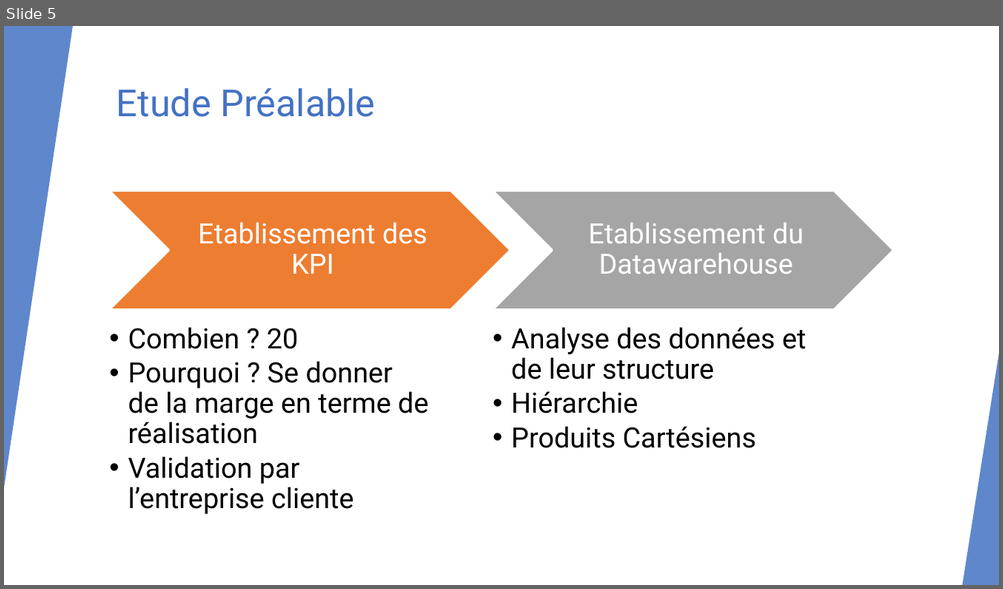
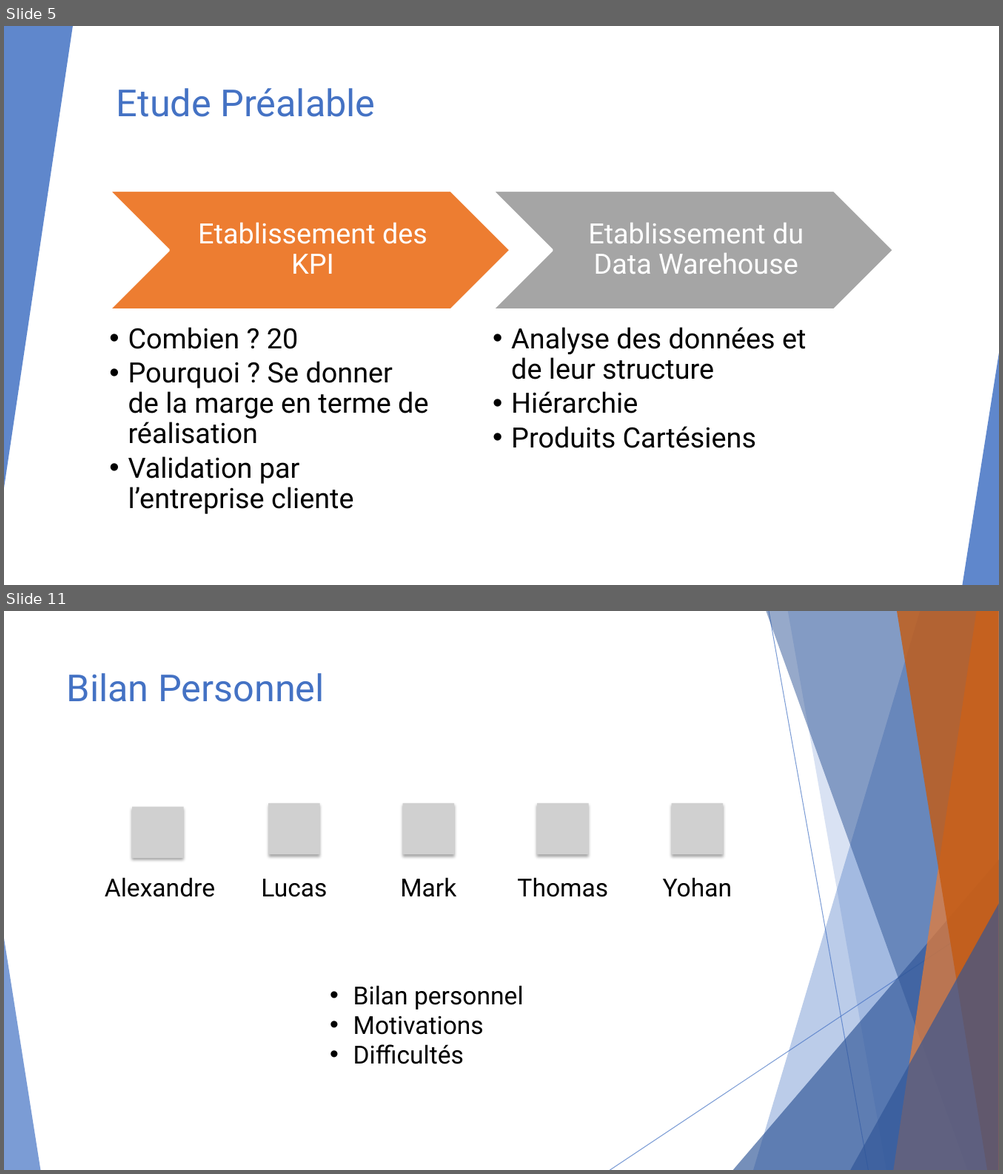
Before and after one commit to ThomasGille/Projet-BI, a slide deck: Ressources/Soutenance Projet-BI.pptx. Shown one above the other, each under a label of ours: slide 5 before the commit, slides 5 and 11 after it; the slides between them are not shown. The pictures are 1003x589 and 1003x1174 pixels, drawn with LibreOffice and Linux fonts; fonts in the diff are those of the drawing; grey boxes stand for pictures. Boxes give left, top, right and bottom in pixels: in the first picture for what was removed or moved away, otherwise in the second. Text is boxed around its words. In the diff, an @@ line names an element or a change of style, - is before the commit and + after.

```diff
--- a/Ressources/Soutenance Projet-BI.pptx
+++ b/Ressources/Soutenance Projet-BI.pptx
@@ slide 11 added at [4,611,999,1170], background #FFFFFF; not listed: 10 template elements that a slide beside it also shows @@
@@ title added at [67,673,324,702], 36 pt, text #4472C4 @@
+Bilan Personnel
@@ group added at [105,803,732,897]: 5 pictures, 5 texts @@
+Alexandre
+Lucas
+Mark
+Thomas
+Yohan
@@ text added at [353,985,523,1065], 24 pt, text #000000 @@
+• Bilan personnel
+• Motivations
+• Difficultés
@@ slide 5 changed as well @@
@@ text at [588,223,803,274]: text changed @@
-Etablissement du Datawarehouse
+Etablissement du Data Warehouse
```
Also in this commit, not shown: 4 other slides changed, 7 other slides added, 1 slide removed, 4 other files.
